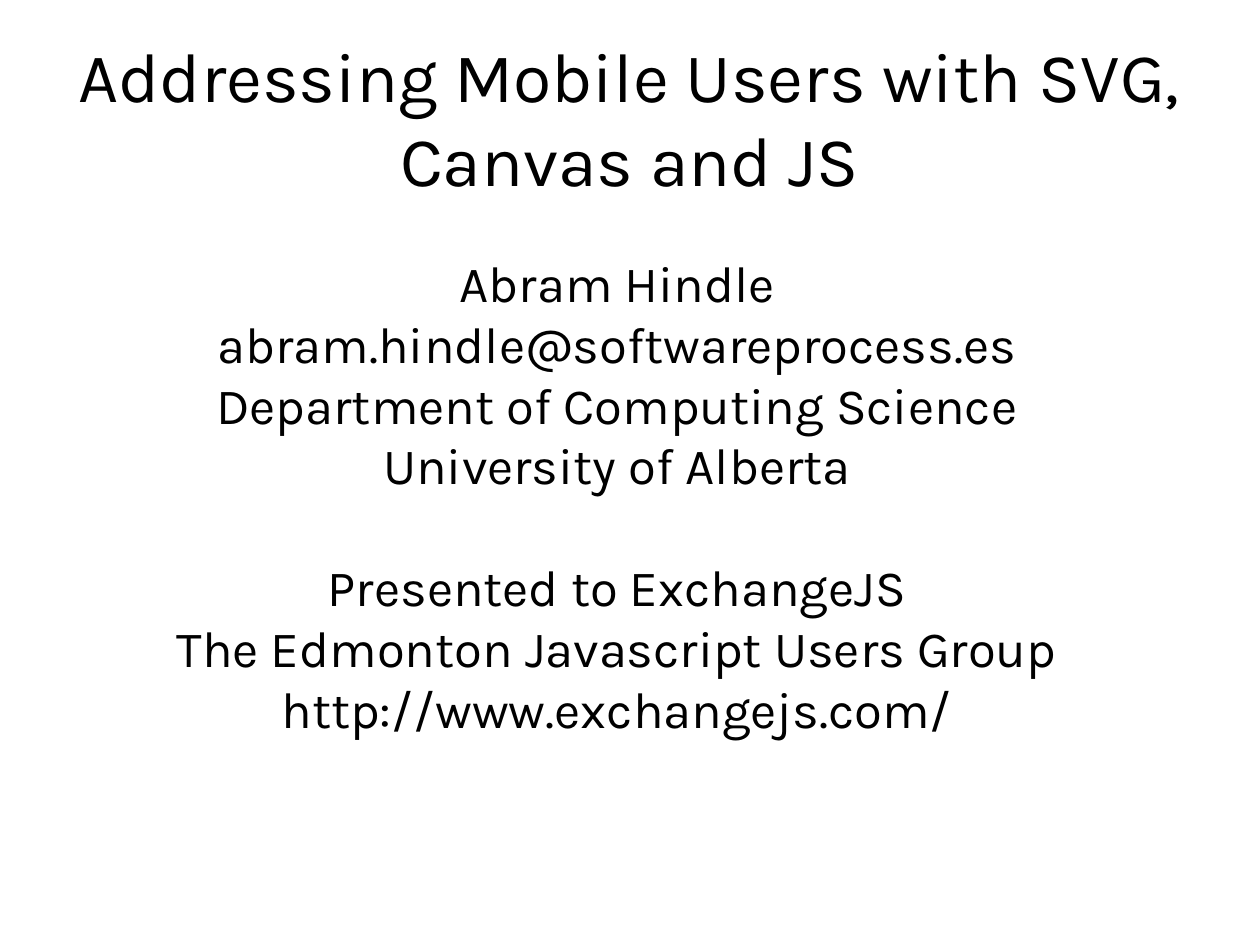
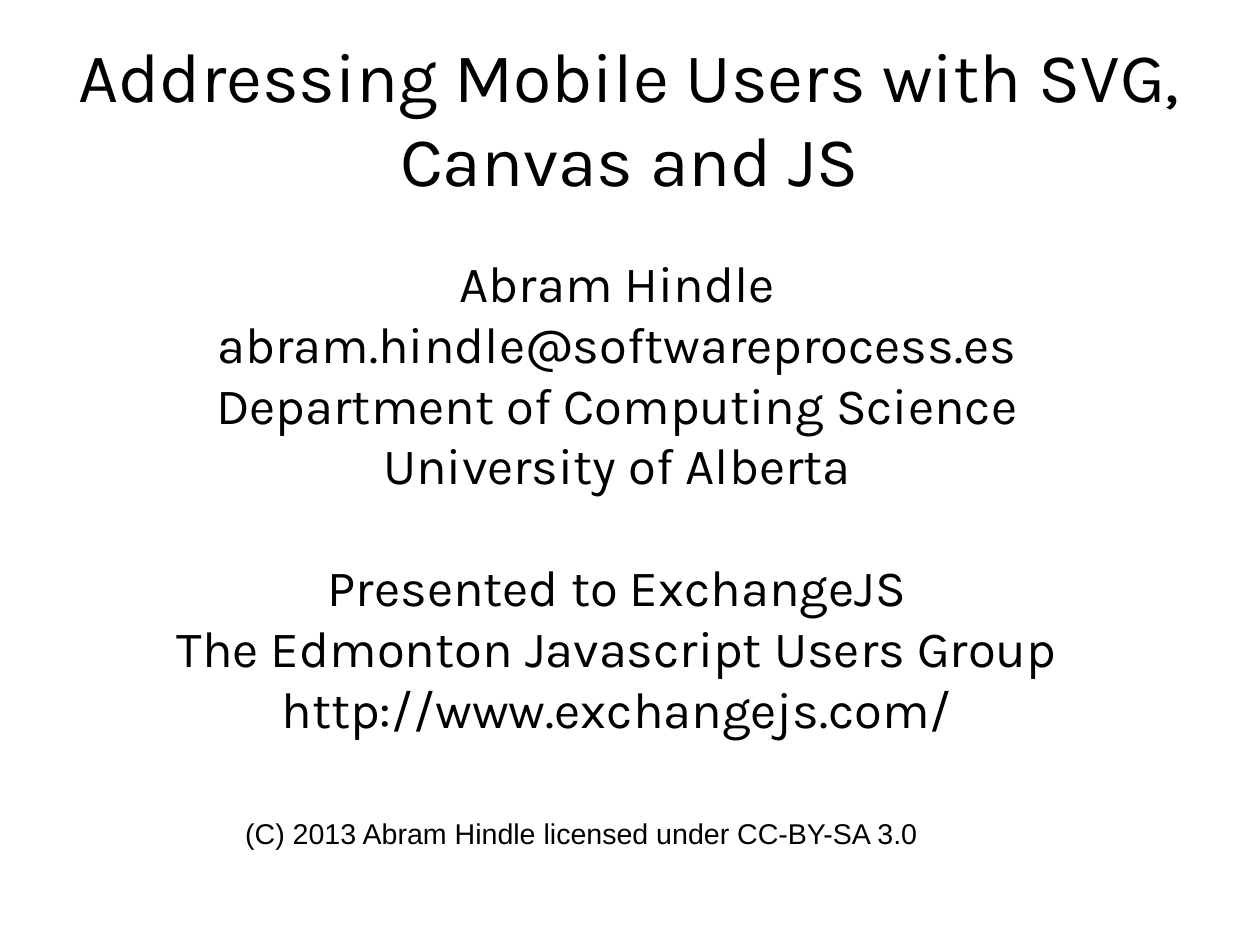
Before and after one commit to abramhindle/JS-Mobile-Touch-Canvas-Talk, a slide deck: slide 1 of canvas-talk.odp. Drawn at 1260x945 pixels with LibreOffice and Linux fonts; fonts in the diff are those of the drawing. Boxes give left, top, right and bottom in pixels: in the first picture for what was removed or moved away, otherwise in the second. Text is boxed around its words. In the diff, an @@ line names an element or a change of style, - is before the commit and + after.

```diff
--- a/canvas-talk.odp
+++ b/canvas-talk.odp
@@ text added at box(245, 823, 917, 849), 18 pt, text #000000 @@
+(C) 2013 Abram Hindle licensed under CC-BY-SA 3.0
```
Also in this commit, not shown: 2 other files.
